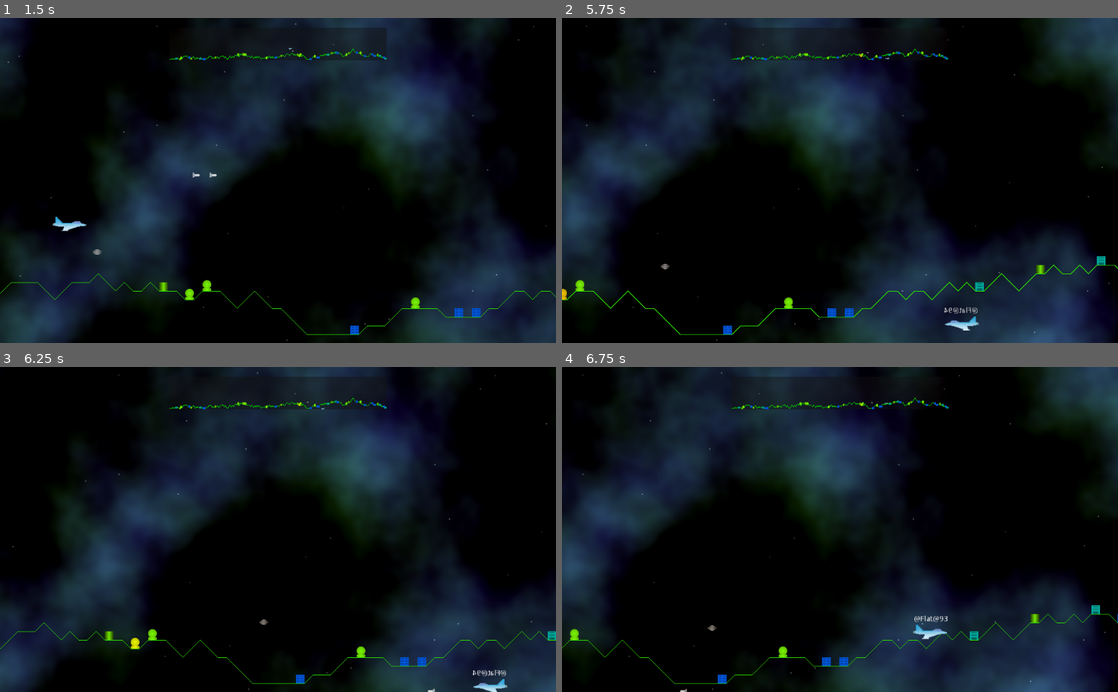
Above: before the commit, frames 1-4 (two rows, left to right).
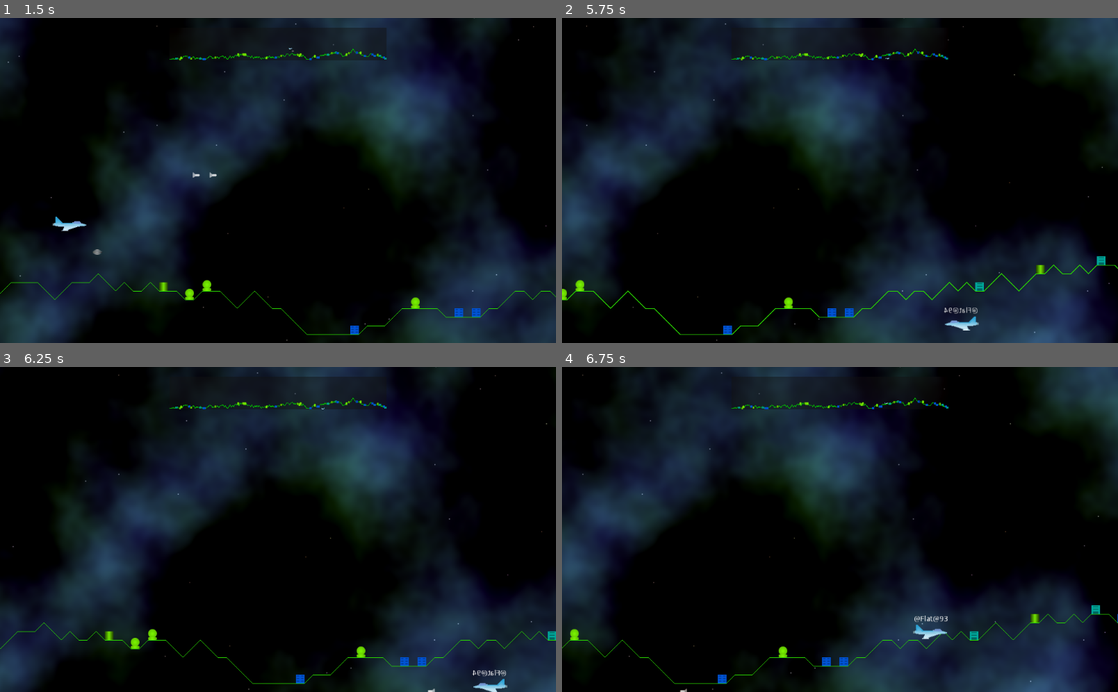
Above: after the commit, the same moments.

Repository: andrew-wilkes/godotia
Game: Godot game, scene res://scenes/Main.tscn
The game is run twice, just before and just after one commit, with the same random seed, the same clock (stepped at 60 frames per second) and the same inputs.
Inputs:
- Up to frame 1 (1.5 s): tap Enter (ui_accept) at 0.5, 0.77 s; hold Right (ui_right) 0.53-1.28 s; hold Down (ui_down) from 1.28 s (still down)
- Up to frame 2 (5.75 s): tap Enter (ui_accept) at 1.52, 3.02, 3.77, 4.52 s; release Down (ui_down) at 2.03 s; hold Right (ui_right) 2.03-2.78 s; hold Up (ui_up) 2.78-3.53 s; hold Left (ui_left) 3.53-5.03 s; hold Down (ui_down) from 5.03 s (still down)
- Up to frame 3 (6.25 s): release Down (ui_down) at 5.78 s; hold Right (ui_right) from 5.78 s (still down); tap Enter (ui_accept) at 6.02 s
- Up to frame 4 (6.75 s): release Right (ui_right) at 6.53 s; hold Up (ui_up) from 6.53 s (still down)

Frame 1 is identical in both runs. In frame 2, less than 0.1% of the frame differs, in the area x 0-56%, y 10-87%; in frame 3, less than 0.1%, in the area x 23-56%, y 10-87%; in frame 4, less than 0.1%.

Commit message:
Destroy enemy when hit

Diff:
--- a/autoload/globals.gd
+++ b/autoload/globals.gd
@@ -7,3 +7,7 @@
 
 func add_entity(entity, target):
 	get(target)[entity.get_instance_id()] = entity
+
+
+func remove_entity(entity, target):
+	get(target).erase(entity.get_instance_id())
--- a/scenes/Enemy.gd
+++ b/scenes/Enemy.gd
@@ -35,7 +35,12 @@
 
 
 func _on_Enemy_area_entered(_area):
-	pass # Replace with function body.
+	globals.remove_entity(self, "enemies")
+	destroy()
+
+
+func destroy():
+	queue_free()
 
 
 func _on_Enemy_body_entered(body):
--- a/scenes/Missile.gd
+++ b/scenes/Missile.gd
@@ -12,14 +12,6 @@
 	position.x = x
 
 
-func _on_Lifetime_timeout():
-	destroy()
-
-
-func destroy():
-	queue_free()
-
-
 func start(terrain, offset, player_speed):
 	# Make missile speed relative to plane speed
 	speed += abs(player_speed)
@@ -31,3 +23,15 @@
 	else:
 		direction = -1
 		$Sprite.flip_h = true
+
+
+func _on_Missile_area_entered(_area):
+	destroy()
+
+
+func _on_Lifetime_timeout():
+	destroy()
+
+
+func destroy():
+	queue_free()
--- a/scenes/Missile.tscn
+++ b/scenes/Missile.tscn
@@ -23,4 +23,5 @@
 wait_time = 2.0
 one_shot = true
 autostart = true
+[connection signal="area_entered" from="." to="." method="_on_Missile_area_entered"]
 [connection signal="timeout" from="Lifetime" to="." method="_on_Lifetime_timeout"]
